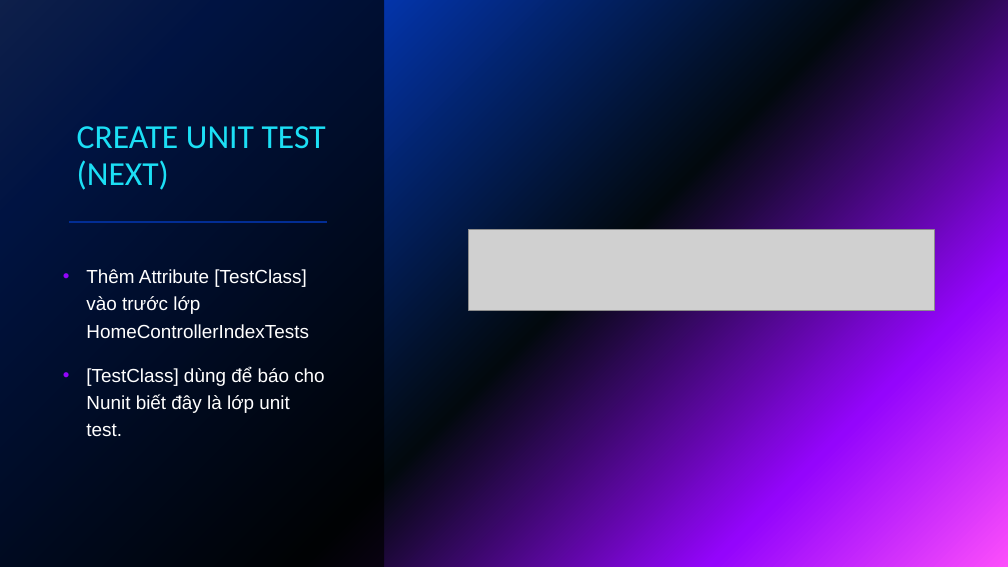
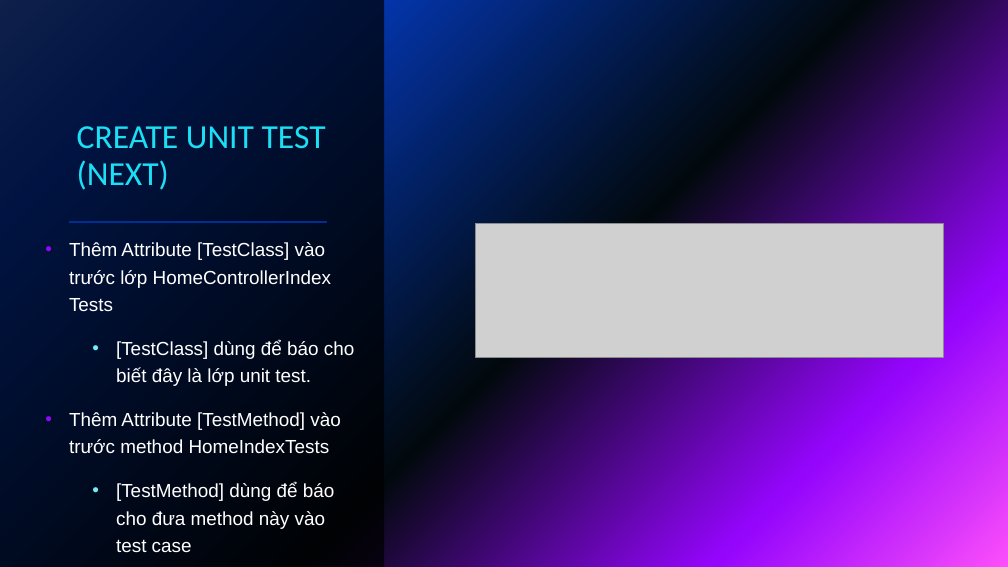
Before and after one commit to haohao0550/CongNghePhanMem, a slide deck: slide 26 of CNPM15_NHOM01_102220014_102220020_Github_CodeStyle_UnitCode.pptx (slide 31 before the commit). Drawn at 1008x567 pixels with LibreOffice and Linux fonts; fonts in the diff are those of the drawing; grey boxes stand for pictures. Boxes give left, top, right and bottom in pixels: in the first picture for what was removed or moved away, otherwise in the second. Text is boxed around its words. In the diff, an @@ line names an element or a change of style, - is before the commit and + after.

```diff
--- a/CNPM15_NHOM01_102220014_102220020_Github_CodeStyle_UnitCode.pptx
+++ b/CNPM15_NHOM01_102220014_102220020_Github_CodeStyle_UnitCode.pptx
@@ picture: place and size @@
-picture at [469, 230, 935, 310]
+picture at [476, 223, 944, 357]
@@ text at [69, 242, 354, 553]: text changed @@
-• Thêm Attribute [TestClass] vào trước lớp HomeControllerIndexTests
-• [TestClass] dùng để báo cho Nunit biết đây là lớp unit test.
+• Thêm Attribute [TestClass] vào trước lớp HomeControllerIndex Tests
+  • [TestClass] dùng để báo cho biết đây là lớp unit test.
+• Thêm Attribute [TestMethod] vào trước method HomeIndexTests
+  • [TestMethod] dùng để báo cho đưa method này vào test case
```
Also in this commit, not shown: 5 other slides changed, 8 slides added, 15 slides removed.
